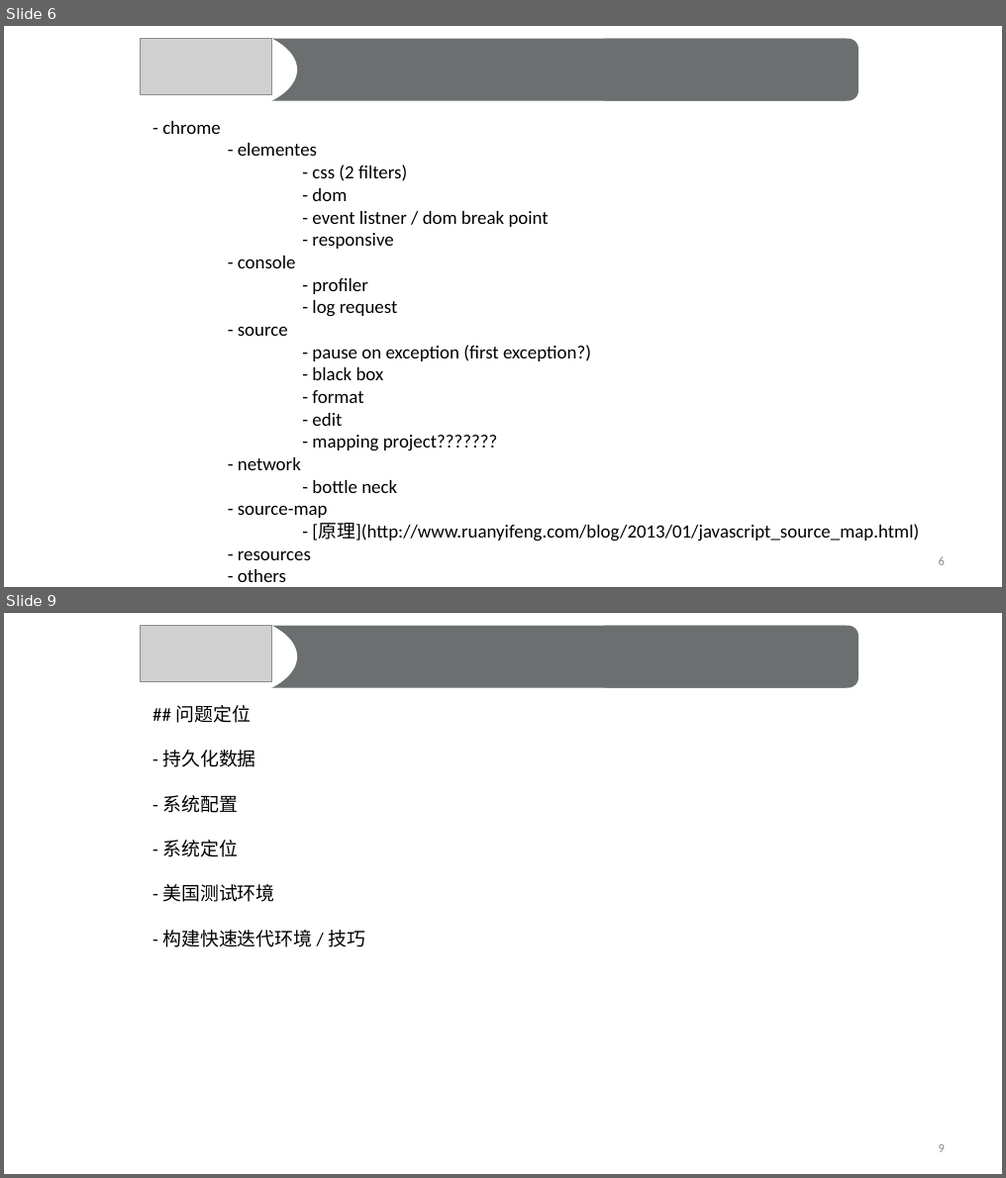
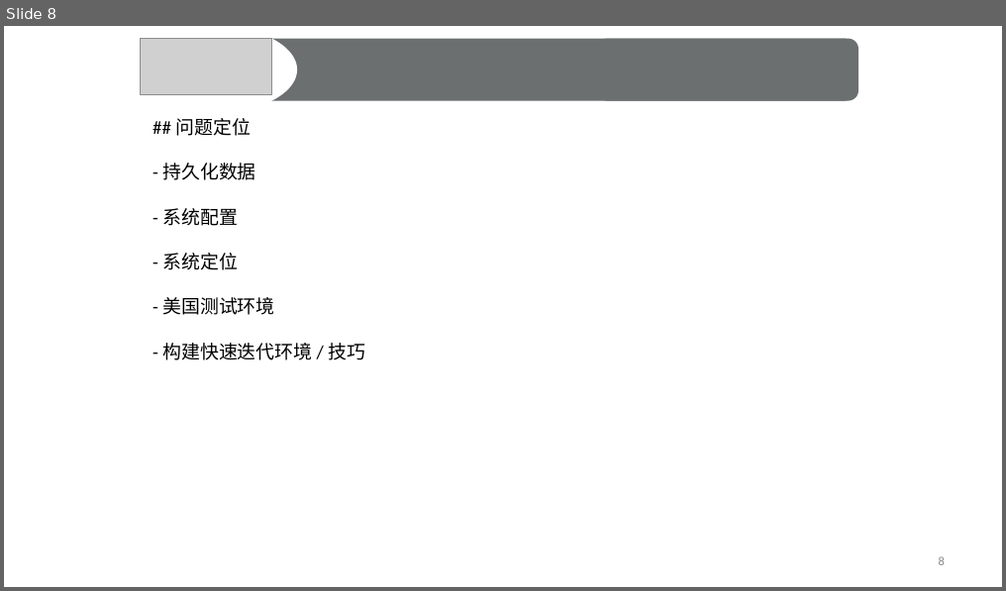
Before and after one commit to rainbow494/blog.zuoshachi.com, a slide deck: examples/how-to-debug-website/how-to-debug-viewfinder.pptx. Shown one above the other, each under a label of ours: slides 6 and 9 before the commit, slide 8 after it; the slides between them are not shown. The pictures are 1006x1178 and 1006x591 pixels, drawn with LibreOffice and Linux fonts; fonts in the diff are those of the drawing; grey boxes stand for pictures. Boxes give left, top, right and bottom in pixels: in the first picture for what was removed or moved away, otherwise in the second. Text is boxed around its words. In the diff, an @@ line names an element or a change of style, - is before the commit and + after.

```diff
--- a/examples/how-to-debug-website/how-to-debug-viewfinder.pptx
+++ b/examples/how-to-debug-website/how-to-debug-viewfinder.pptx
@@ slide 6 removed at (x1=4, y1=26, x2=1002, y2=587), background #FFFFFF @@
@@ ellipse removed at (x1=129, y1=26, x2=297, y2=113) @@
@@ picture removed at (x1=141, y1=39, x2=272, y2=95) @@
@@ rectangle removed at (x1=197, y1=39, x2=846, y2=101) @@
@@ rounded rectangle removed at (x1=597, y1=39, x2=859, y2=101) @@
@@ text removed at (x1=162, y1=121, x2=919, y2=582) @@
-- chrome
-- elementes
-- css (2 filters)
-- dom
-- event listner / dom break point
-- responsive
-- console
-- profiler
-- log request
-- source
-- pause on exception (first exception?)
-- black box
-- format
-- edit
-- mapping project???????
-- network
-- bottle neck
-- source-map
-- [原理](http://www.ruanyifeng.com/blog/2013/01/javascript_source_map.html)
-- resources
-- others
@@ page number removed at (x1=939, y1=557, x2=944, y2=566) @@
-6
@@ what was slide 9 is now slide 8 @@
```
Also in this commit, not shown: 5 slides changed, 3 slides added, 2 other slides removed, 7 other files.
